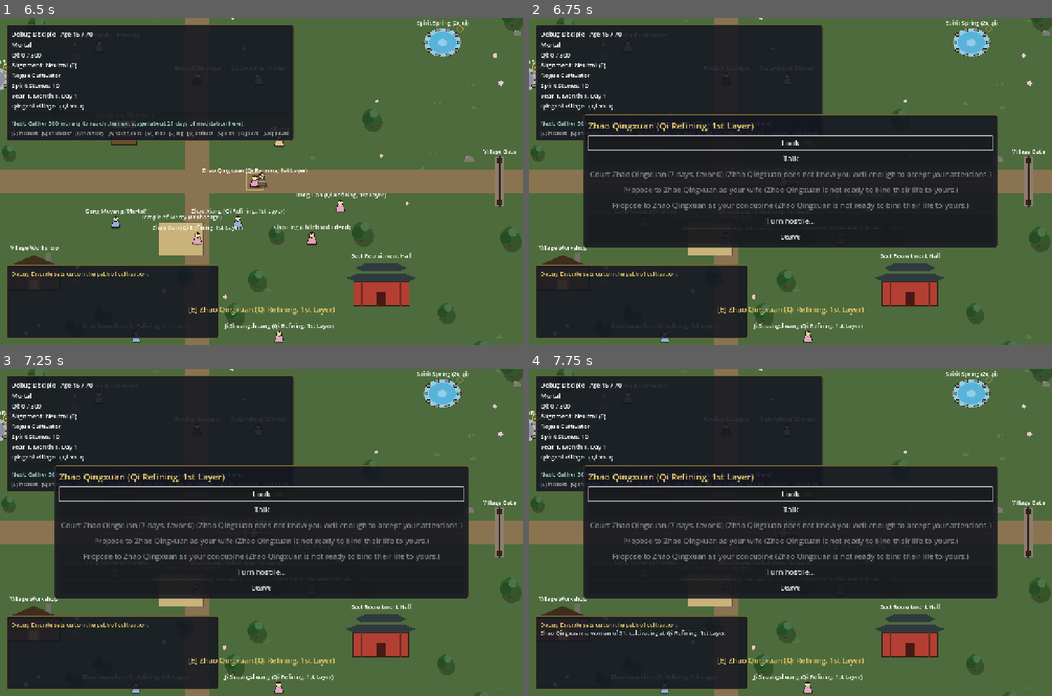
Above: before the commit, frames 1-4 (two rows, left to right).
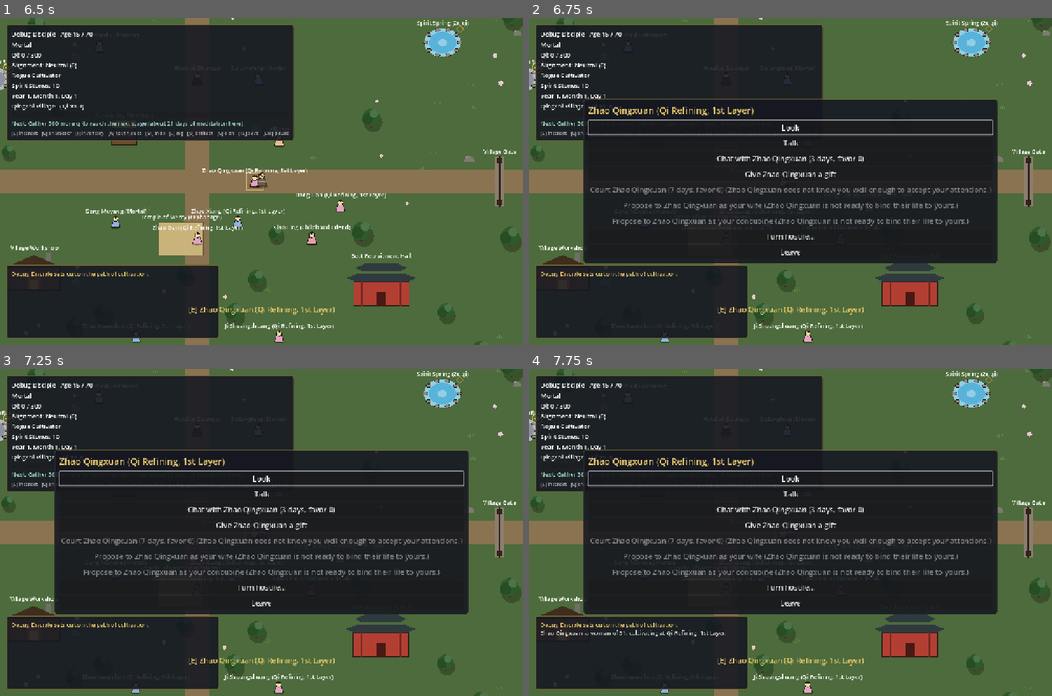
Above: after the commit, the same moments.

Repository: samridghimire/cultivation-game
Game: Godot game, scene res://src/world/world.tscn
Two runs of this game, one before a commit and one after it. Both use one fixed random seed, a clock stepped at 60 frames per second and the inputs below. This scene is started directly instead of the project's main scene.
Inputs (mouse positions are in pixels of both pictures, inside the frame that each line leads up to):
- Up to frame 1 (6.5 s): click "Reach for it." at 0.5 s; click "What are you?" at 1.25 s; click "Why me?" at 2 s; click "What are you?" at 2.75 s; click "..." at 3.5 s; click "Set out." at 4.25 s; tap Enter at 5 s; move the mouse to (376, 165) at 5.02 s; hold D (move_right) 5.03-5.75 s; hold E (interact) 5.03-5.75 s; click (376, 165) at 5.17 s; drag from (156, 197) to (10, 80) at 5.77 s
- Up to frame 2 (6.75 s): move the mouse to (842, 109) at 6.52 s; hold D (move_right) from 6.53 s (still down); hold E (interact) from 6.53 s (still down); tap Page Down (scroll_down) at 6.6 s
- Up to frame 3 (7.25 s): keep holding D (move_right); keep holding E (interact)
- Up to frame 4 (7.75 s): release D (move_right) at 7.25 s; release E (interact) at 7.25 s; click "Look" at 7.25 s

Frame 1 is identical in both runs. In frame 2, 11% of the frame differs, in the area x 10-90%, y 24-75%; in frame 3, 11%; in frame 4, 11%.

Commit message:
[FAM-002i] Chat and gift entries in the NPC menu (#103)
Claude-Session: https://claude.ai/code/session_01LWrR63isNZTPbzgrrYAFow

Co-authored-by: Claude <noreply@anthropic.com>

Diff:
--- a/src/world/interactables/npc.gd
+++ b/src/world/interactables/npc.gd
@@ -12,6 +12,8 @@
 ## Hostile acts (RIV-001d: humiliate, rob, kill) hide behind a "Turn hostile"
 ## entry so a stray button press never kills anyone; "Make amends" appears
 ## while the NPC holds a grudge (Karma.check_act / check_amends reasons).
+## NPCs without a dialogue file can be chatted with, and anyone can be given a
+## gift from a carried-item picker shown in this menu (FAM-002i).
 
 @export var npc_id := ""
 
@@ -19,6 +21,8 @@
 var _just_ended := false
 ## True while the hostile-act entries are shown instead of the normal menu.
 var _hostile := false
+## True while the menu shows the gift picker instead of the main entries.
+var _gift_mode := false
 
 
 func is_available() -> bool:
@@ -29,6 +33,8 @@
 func get_options() -> Array[Dictionary]:
 	if _hostile:
 		return _hostile_options()
+	if _gift_mode:
+		return _gift_options()
 	var options: Array[Dictionary] = []
 	var def: Dictionary = GameState.data.npcs.get(npc_id, {})
 	options.append({"label": "Look", "action": _look, "keep_open": true})
@@ -40,11 +46,60 @@
 	if def.has("deed_context"):
 		for deed in Deeds.available(GameState.data, def["deed_context"], GameState.world_flags):
 			options.append({"label": deed["name"], "action": GameState.perform_deed.bind(deed["id"])})
+	options.append_array(_acquaintance_options())
 	options.append_array(_treatment_options())
 	options.append_array(_adoption_options())
 	options.append_array(_courtship_options())
 	options.append_array(_karma_options())
 	return options
+
+
+## Called by ChoiceMenu when it closes, so the next visit starts at the main entries.
+func on_menu_closed() -> void:
+	_gift_mode = false
+
+
+## "Chat with <name>" (only for NPCs without a dialogue file) and "Give a gift".
+func _acquaintance_options() -> Array[Dictionary]:
+	var options: Array[Dictionary] = []
+	var p := GameState.player
+	var data := GameState.data
+	var npc: CharacterData = GameState.npcs.get(npc_id)
+	if p == null or npc == null:
+		return options
+	var favor := int(GameState.npc_favor.get(npc_id, 0))
+	if String(data.npcs.get(npc_id, {}).get("dialogue", "")) == "":
+		var days := int(data.family.get("acquaintance", {}).get("chat_days", 1))
+		var label := "Chat with %s (%s, favor %d)" % [npc.name, Calendar.format_duration(days), favor]
+		options.append(_entry(label, Family.check_chat(p, npc, favor, data), GameState.chat.bind(npc_id)))
+	var reason := "" if not p.inventory.is_empty() else "you carry nothing"
+	options.append(_entry("Give %s a gift" % npc.name, reason, _set_gift_mode.bind(true)))
+	return options
+
+
+## One entry per carried item with the favor it is worth, then Back.
+func _gift_options() -> Array[Dictionary]:
+	var options: Array[Dictionary] = []
+	var p := GameState.player
+	var data := GameState.data
+	var npc: CharacterData = GameState.npcs.get(npc_id)
+	if p == null or npc == null:
+		_gift_mode = false
+		return options
+	var favor := int(GameState.npc_favor.get(npc_id, 0))
+	var ids: Array = p.inventory.keys()
+	ids.sort_custom(func(a: String, b: String) -> bool:
+		return String(data.items.get(a, {}).get("name", a)) < String(data.items.get(b, {}).get("name", b)))
+	for item_id: String in ids:
+		var label := "%s x%d (+%d favor)" % [data.items.get(item_id, {}).get("name", item_id), p.item_count(item_id), Family.gift_value(data, item_id)]
+		var reason := Family.check_gift(p, npc, favor, item_id, data)
+		options.append(_entry(label, reason, GameState.give_gift.bind(npc_id, item_id)))
+	options.append({"label": "Back (favor %d)" % favor, "action": _set_gift_mode.bind(false), "keep_open": true})
+	return options
+
+
+func _set_gift_mode(on: bool) -> void:
+	_gift_mode = on
 
 
 ## One entry treating the NPC's worst injury, only while they are injured.
--- /dev/null
+++ b/tests/unit/test_npc_acquaintance_menu.gd
@@ -0,0 +1,73 @@
+extends TestCase
+## FAM-002i: Chat and Give a gift entries in the NPC menu.
+
+
+func _root() -> Node:
+	return (Engine.get_main_loop() as SceneTree).root
+
+
+func _start(gs: Node) -> CharacterData:
+	var c := CharacterFactory.create("Friend", gs.data, seeded_rng())
+	c.gender = "male"
+	gs.start_session(c)
+	return c
+
+
+func _npc_menu(npc_id: String) -> Node:
+	var npc: Node = load("res://src/world/interactables/npc.gd").new()
+	npc.npc_id = npc_id
+	return npc
+
+
+func _find(options: Array, prefix: String) -> Dictionary:
+	for o: Dictionary in options:
+		if String(o["label"]).begins_with(prefix):
+			return o
+	return {}
+
+
+func test_chat_raises_favor_with_generated_npc() -> void:
+	var gs: Node = _root().get_node("GameState")
+	_start(gs)
+	var npc := Npcs.spawn(gs.npcs, gs.data, seeded_rng(3), {"gender": "female", "region": gs.current_region})
+	npc.age_days = 20 * Calendar.DAYS_PER_YEAR
+	var menu := _npc_menu(npc.id)
+	var chat := _find(menu.get_options(), "Chat with ")
+	assert_false(chat.is_empty(), "generated NPCs can be chatted with")
+	assert_false(chat["disabled"], chat["label"])
+	(chat["action"] as Callable).call()
+	assert_gt(int(gs.npc_favor.get(npc.id, 0)), 0, "chatting raises favor")
+	gs.npc_favor[npc.id] = int(gs.data.family["acquaintance"]["chat_max_favor"])
+	chat = _find(menu.get_options(), "Chat with ")
+	assert_true(chat["disabled"], "small talk tops out")
+	assert_true(String(chat["label"]).contains("("), "disabled chat shows the reason")
+	menu.free()
+	gs.end_session()
+
+
+func test_named_npc_with_dialogue_has_no_chat_but_takes_gifts() -> void:
+	var gs: Node = _root().get_node("GameState")
+	var c := _start(gs)
+	var menu := _npc_menu("xiao_ling")
+	assert_true(_find(menu.get_options(), "Chat with ").is_empty(), "dialogue NPCs are talked to instead")
+	c.inventory.clear()
+	assert_true(_find(menu.get_options(), "Give ")["disabled"], "nothing to give")
+	c.add_item("golden_bell_talisman", 2)
+	var give := _find(menu.get_options(), "Give ")
+	assert_false(give["disabled"], give["label"])
+	(give["action"] as Callable).call()
+	var picker: Array = menu.get_options()
+	assert_eq(picker.size(), 2, "one item + Back: %s" % str(picker))
+	var value := Family.gift_value(gs.data, "golden_bell_talisman")
+	assert_true(String(picker[0]["label"]).contains("+%d favor" % value), picker[0]["label"])
+	(picker[0]["action"] as Callable).call()
+	assert_eq(int(gs.npc_favor.get("xiao_ling", 0)), value, "gift favor")
+	assert_eq(c.item_count("golden_bell_talisman"), 1, "gift removed from inventory")
+	assert_false(_find(menu.get_options(), "Golden Bell").is_empty(), "picker stays open for another gift")
+	menu.on_menu_closed()
+	assert_false(_find(menu.get_options(), "Give ").is_empty(), "closing the menu leaves the picker")
+	(_find(menu.get_options(), "Give ")["action"] as Callable).call()
+	(_find(menu.get_options(), "Back")["action"] as Callable).call()
+	assert_false(_find(menu.get_options(), "Give ").is_empty(), "Back returns to the main entries")
+	menu.free()
+	gs.end_session()
Not shown, added: tests/unit/test_npc_acquaintance_menu.gd.uid
Not shown, changed: docs/BACKLOG.md
Not shown, changed: docs/CHANGELOG.md
